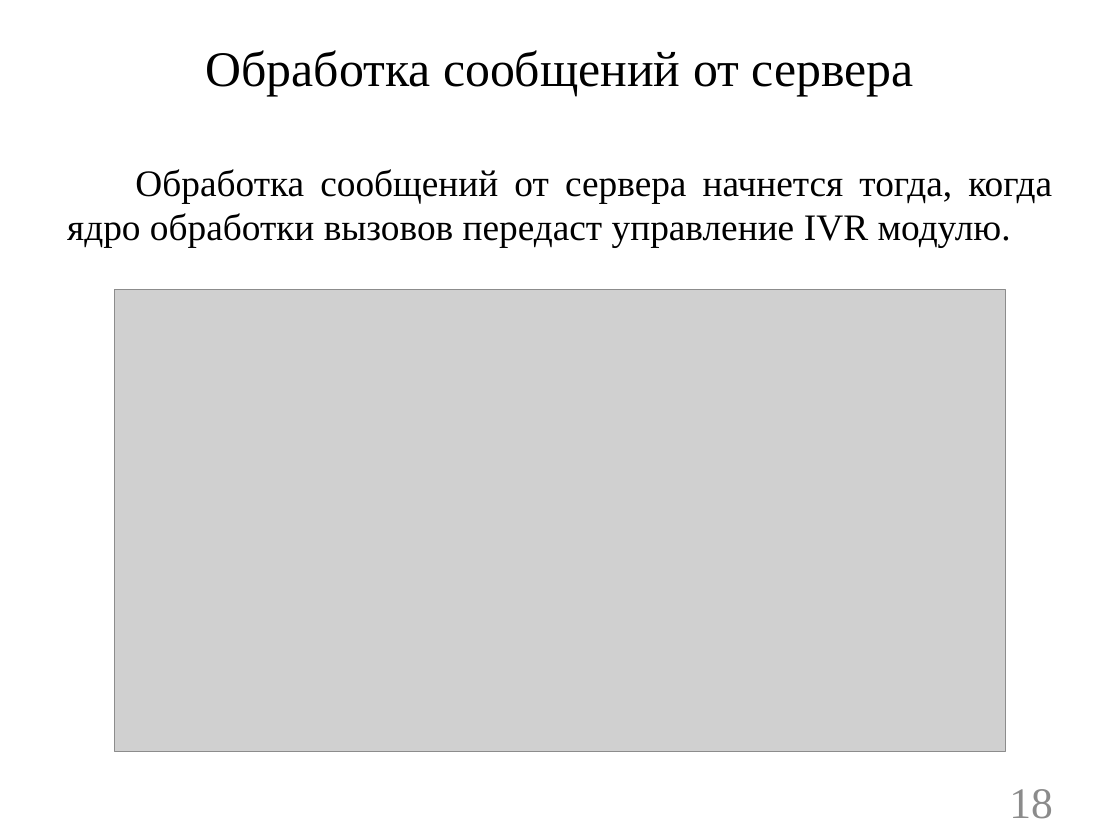
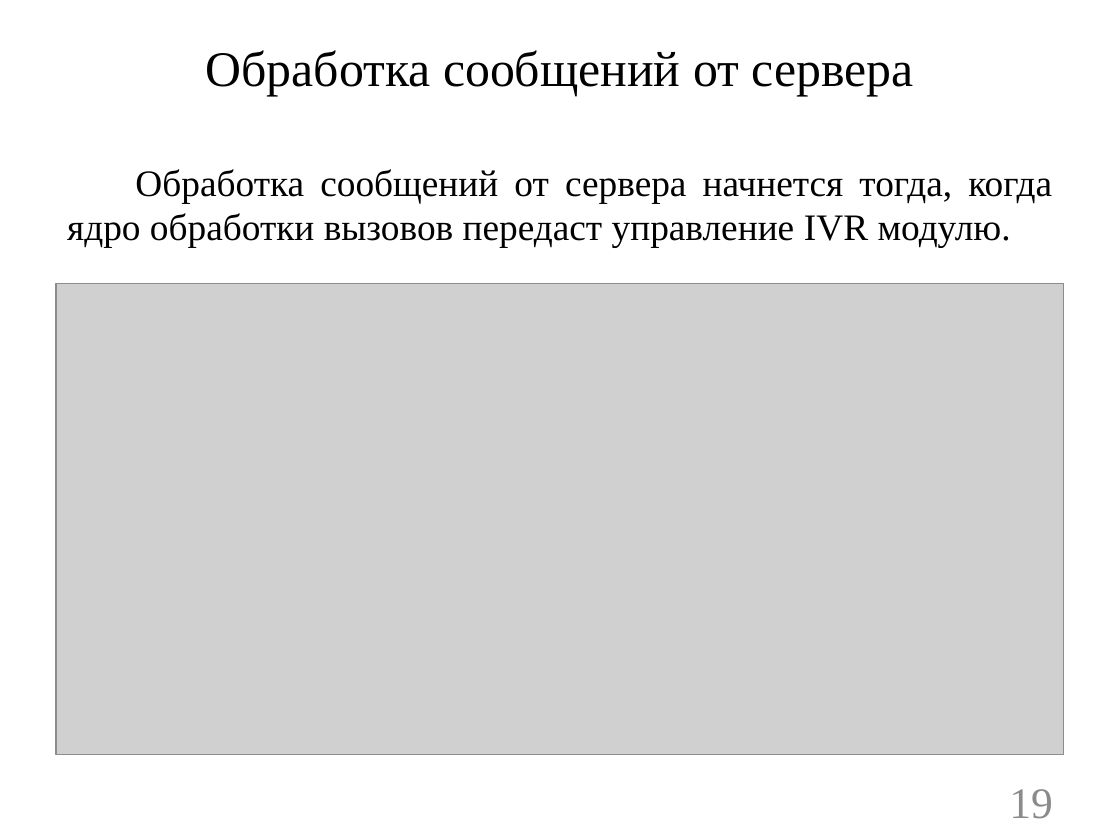
Before and after one commit to ALeschev/tunel, a slide deck: slide 19 of sibsutis/2015/dpl/DPL_pres.pptx (slide 18 before the commit). Drawn at 1120x840 pixels with LibreOffice and Linux fonts; fonts in the diff are those of the drawing; grey boxes stand for pictures; background and template pictures are left out. Boxes give left, top, right and bottom in pixels: in the first picture for what was removed or moved away, otherwise in the second. Text is boxed around its words. In the diff, an @@ line names an element or a change of style, - is before the commit and + after.

```diff
--- a/sibsutis/2015/dpl/DPL_pres.pptx
+++ b/sibsutis/2015/dpl/DPL_pres.pptx
@@ picture: place and size @@
-picture at (114,289,1005,750)
+picture at (56,283,1064,755)
@@ page number at (1009,789,1053,819): text changed @@
-18
+19
```
Also in this commit, not shown: 7 other slides changed, 1 slide added, 2 slides removed, 6 other files.
